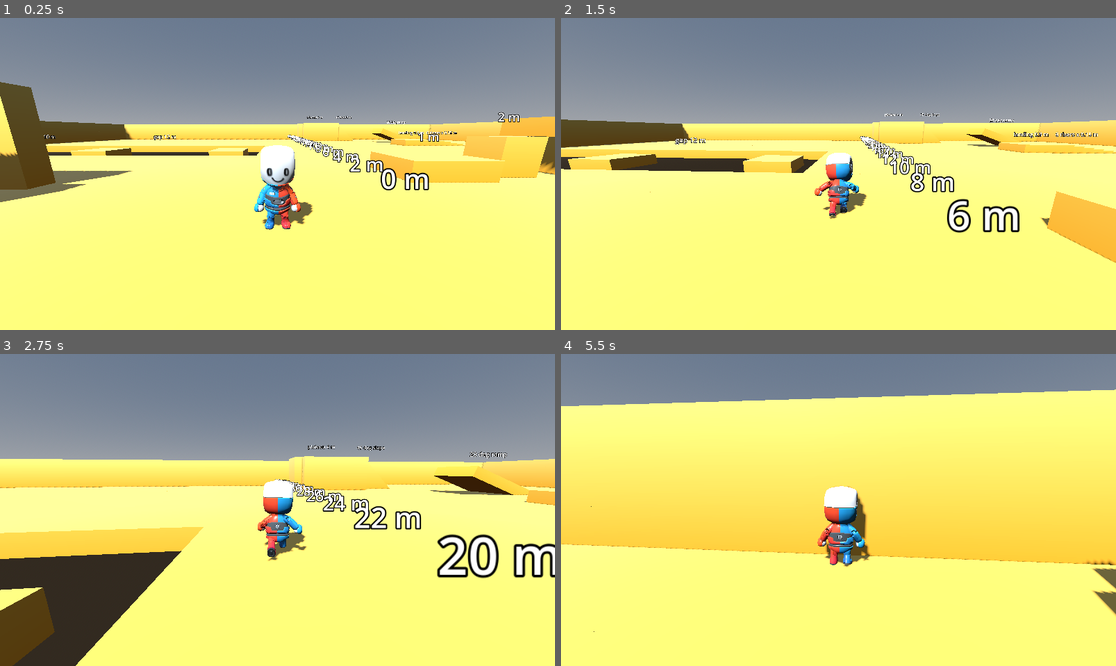
Above: before the commit, frames 1-4 (two rows, left to right).
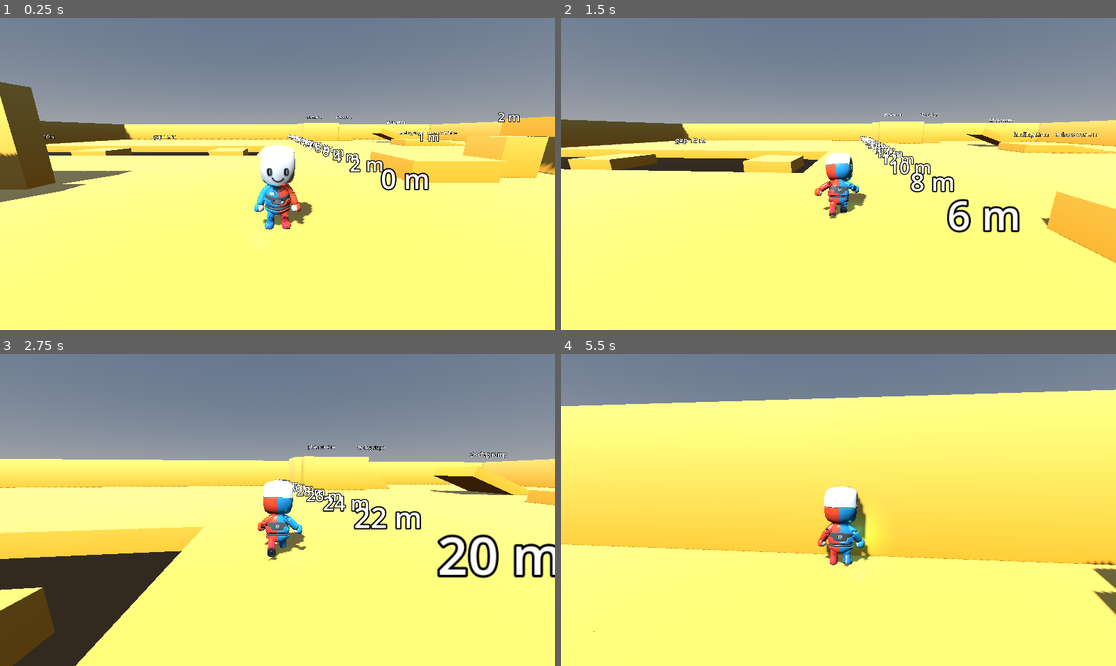
Above: after the commit, the same moments.

Repository: bistlaudio/Attimo
Game: Godot game, scene res://scenes/test/movement_gym.tscn
Two runs of this game, one before a commit and one after it. Both use one fixed random seed, a clock stepped at 60 frames per second and the inputs below.
Inputs (mouse positions are in pixels of both pictures, inside the frame that each line leads up to):
- Up to frame 1 (0.25 s): no input
- Up to frame 2 (1.5 s): tap Enter at 0.5 s; move the mouse to (866, 174) at 0.52 s; hold Right mouse button (aim) 0.53-1.28 s; hold W (move_forward) from 0.53 s (still down); click (866, 174) at 0.67 s; tap Space (jump) at 0.77, 1.07 s; tap Shift (dash) at 0.8, 1.35 s; move the mouse to (810, 174) at 1.27 s
- Up to frame 3 (2.75 s): keep holding W (move_forward); tap Space (jump) at 1.52, 1.82 s; tap E (interact) at 1.55 s; move the mouse to (288, 503) at 2.02 s; hold E (interact) from 2.03 s (still down); click (288, 503) at 2.3 s
- Up to frame 4 (5.5 s): keep holding W (move_forward); move the mouse to (832, 516) at 2.77 s; release E (interact) at 2.78 s; click (832, 516) at 2.85 s; tap Space (jump) at 3.02, 3.05, 3.32, 4.52, 4.82 s; move the mouse to (877, 513) at 3.52 s; hold Space (jump) 3.53-4.28 s; right-click (877, 513) at 3.8 s; move the mouse to (794, 506) at 4.27 s; right-click (794, 506) at 4.35 s; tap Shift (dash) at 4.55 s; move the mouse to (844, 510) at 5.02 s; hold Middle mouse button (camera_recenter) from 5.03 s (still down); click (844, 510) at 5.17 s; tap E (interact) at 5.3 s

The runs differ from the first frame. In frame 1, less than 0.1% of the frame differs, in the area x 46-53%, y 52-73%; in frame 2, less than 0.1%; in frame 3, less than 0.1%; in frame 4, 0.4%, in the area x 5-58%, y 48-69%.

Commit message:
feat(04-02): near contact with hold, arm-out, palm glow, pulse streak, F2 Hand section
- HandController near contact (interact within hand_near_range), arm_out state
- MannequinAnimator: Shoot on pulse_fired, arm layer and solver target via arm_out
- HandPresentation: palm and arm glow, flash, streak on the Mannequin skeleton
- TuningPanel Hand section for hand_* floats, never saved

Co-Authored-By: Claude Sonnet 5.5 <noreply@anthropic.com>

Diff:
--- a/attimo/scenes/player/player.tscn
+++ b/attimo/scenes/player/player.tscn
@@ -14,6 +14,7 @@
 [ext_resource type="Script" path="res://scripts/player/procedural_pose.gd" id="14_pose"]
 [ext_resource type="Script" path="res://scripts/hand/hand_controller.gd" id="15_hand"]
 [ext_resource type="Resource" path="res://resources/hand/module_registry.tres" id="16_registry"]
+[ext_resource type="Script" path="res://scripts/hand/hand_presentation.gd" id="17_presentation"]
 
 [sub_resource type="CapsuleShape3D" id="CapsuleShape3D_body"]
 radius = 0.5
@@ -69,3 +70,8 @@
 [node name="HandController" type="Node" parent="."]
 script = ExtResource("15_hand")
 registry = ExtResource("16_registry")
+
+[node name="HandPresentation" type="Node" parent="." node_paths=PackedStringArray("player", "mannequin")]
+script = ExtResource("17_presentation")
+player = NodePath("..")
+mannequin = NodePath("../VisualRoot/Mannequin")
--- a/attimo/scripts/debug/tuning_panel.gd
+++ b/attimo/scripts/debug/tuning_panel.gd
@@ -6,6 +6,7 @@
 ## recaptures the mouse (never in a headless run).
 ## A generated "Aim camera" section below the movement rows tunes the CameraRig's aim_* range floats live (D-14).
 ## Those numbers are CameraRig exports: the panel never saves them, so no aim_ key reaches user://settings.cfg (T-03-07).
+## A generated "Hand" section tunes the HandController's hand_* range floats the same way (D-05, D-14); they are never saved.
 ## Gameplay code never calls the panel. The panel never writes anything to user://, and it never saves the
 ## shared res:// config outside the editor (T-02-16).
 
@@ -23,6 +24,10 @@
 var _aim_rows: VBoxContainer
 var _aim_sliders: Dictionary[StringName, HSlider] = {}
 var _aim_value_labels: Dictionary[StringName, Label] = {}
+var _hand: HandController
+var _hand_rows: VBoxContainer
+var _hand_sliders: Dictionary[StringName, HSlider] = {}
+var _hand_value_labels: Dictionary[StringName, Label] = {}
 ## True between drag_started and drag_ended of the sensitivity slider: ticks apply to the rig but do not save (WR-04).
 var _sensitivity_dragging: bool = false
 
@@ -39,6 +44,8 @@
 	# The aim camera rows live in their own container after the movement rows, so build order does not matter.
 	_aim_rows = VBoxContainer.new()
 	_rows.get_parent().add_child(_aim_rows)
+	_hand_rows = VBoxContainer.new()
+	_rows.get_parent().add_child(_hand_rows)
 	# The camera controls take their range and choices from CameraSettings, so panel and settings cannot disagree.
 	_sensitivity_slider.min_value = CameraSettings.SENSITIVITY_MIN
 	_sensitivity_slider.max_value = CameraSettings.SENSITIVITY_MAX
@@ -76,6 +83,21 @@
 	return _aim_sliders.size()
 
 
+## Number of hand sliders: one per HandController float named hand_* with an editor range hint.
+func hand_row_count() -> int:
+	return _hand_sliders.size()
+
+
+## Moves the slider of the hand `property` (clamped to its range) and with it the live HandController value.
+## An unknown property is ignored. Never saved.
+func set_hand_value(property: StringName, value: float) -> void:
+	var slider: HSlider = _hand_sliders.get(property) as HSlider
+	if slider == null or _hand == null:
+		return
+	slider.set_value_no_signal(value)
+	_apply(slider.value, property, _hand, _hand_value_labels)
+
+
 ## Moves the slider of the aim camera `property` (clamped to its range) and with it the live CameraRig value.
 ## An unknown property is ignored. Never saved.
 func set_aim_value(property: StringName, value: float) -> void:
@@ -167,6 +189,10 @@
 		_sync_camera_controls()
 		if _rig != null:
 			_build_aim_rows()
+	if _hand == null:
+		_hand = get_tree().get_first_node_in_group(&"hand_controller") as HandController
+		if _hand != null:
+			_build_hand_rows()
 
 
 ## The CameraRig that owns the viewport's current camera, found by walking up its parents.
@@ -256,6 +282,20 @@
 		if not String(property).begins_with("aim_"):
 			continue
 		_add_row(_rig, property, info.hint_string as String, _aim_rows, _aim_sliders, _aim_value_labels)
+
+
+## The "Hand" section: one row per HandController float named hand_* with an editor range hint.
+func _build_hand_rows() -> void:
+	var header: Label = Label.new()
+	header.text = "- Hand -"
+	_hand_rows.add_child(header)
+	for info: Dictionary in _hand.get_property_list():
+		var property: StringName = info.name as StringName
+		if info.type != TYPE_FLOAT or (info.usage & PROPERTY_USAGE_EDITOR) == 0 or info.hint != PROPERTY_HINT_RANGE:
+			continue
+		if not String(property).begins_with("hand_"):
+			continue
+		_add_row(_hand, property, info.hint_string as String, _hand_rows, _hand_sliders, _hand_value_labels)
 
 
 ## Adds a label, slider and value label for the float `property` of `target` to `parent`.
--- a/attimo/scripts/hand/hand_controller.gd
+++ b/attimo/scripts/hand/hand_controller.gd
@@ -49,6 +49,7 @@
 ## The Interactable held by near contact, or null.
 var near_target: Interactable = null
 
+var _shot_arm_left: float = 0.0
 var _player: PlayerController = null
 var _context: HandContext = HandContext.new()
 var _charge_time: float = 0.0
@@ -63,6 +64,7 @@
 	if _player == null:
 		set_physics_process(false)
 		return
+	EventBus.pulse_fired.connect(_on_pulse_fired)
 	_context.player = _player
 	_context.controller = self
 	equip(default_module_id)
@@ -122,6 +124,10 @@
 	# The assist runs first, so a shot decided on this tick reads this tick's target (Pitfall 7).
 	if targeting != null:
 		targeting.update(delta)
+	# Near contact does not depend on aim (D-08), it works while aiming too.
+	_tick_near(delta)
+	_shot_arm_left = maxf(_shot_arm_left - delta, 0.0)
+	arm_out = near_target != null or _shot_arm_left > 0.0 or _player.aiming
 	if not _player.aiming:
 		# D-02: nothing fires without aim, and releasing aim mid-charge cancels the shot.
 		_reset_charge()
@@ -153,3 +159,53 @@
 	charging = false
 	charge_ratio = 0.0
 	_charge_time = 0.0
+
+
+## Near contact (D-08, D-09, D-10): interact next to an Interactable that accepts it starts the contact, holding interact
+## keeps it, releasing it (or leaving hand_near_range) ends it. Presentation reads arm_out and the facts on the bus.
+func _tick_near(delta: float) -> void:
+	if near_target != null and not is_instance_valid(near_target):
+		near_target = null
+		EventBus.near_contact_changed.emit(false, arm_out_point)
+	if near_target == null:
+		if Input.is_action_just_pressed(&"interact"):
+			var candidate: Interactable = _nearest_near_target()
+			if candidate != null and candidate.near_begin():
+				near_target = candidate
+				arm_out_point = candidate.target_point()
+				EventBus.near_contact_changed.emit(true, arm_out_point)
+		return
+	if Input.is_action_pressed(&"interact") and _in_near_range(near_target):
+		arm_out_point = near_target.target_point()
+		near_target.near_hold(delta)
+		return
+	var ended: Interactable = near_target
+	near_target = null
+	ended.near_end()
+	EventBus.near_contact_changed.emit(false, ended.target_point())
+
+
+## The nearest Interactable in group interactable that accepts near contact and is within hand_near_range, or null.
+func _nearest_near_target() -> Interactable:
+	var best: Interactable = null
+	var best_distance: float = INF
+	for node: Node in get_tree().get_nodes_in_group(&"interactable"):
+		var candidate: Interactable = node as Interactable
+		if candidate == null or not candidate.accepts_near or not _in_near_range(candidate):
+			continue
+		var distance: float = _player.global_position.distance_to(candidate.target_point())
+		if distance < best_distance:
+			best = candidate
+			best_distance = distance
+	return best
+
+
+func _in_near_range(candidate: Interactable) -> bool:
+	var point: Vector3 = candidate.target_point()
+	return point.is_finite() and _player.global_position.distance_to(point) <= hand_near_range
+
+
+func _on_pulse_fired(_origin: Vector3, point: Vector3, _size: int, _hit_valid: bool) -> void:
+	_shot_arm_left = hand_shot_arm_time
+	if near_target == null and point.is_finite():
+		arm_out_point = point
--- /dev/null
+++ b/attimo/scripts/hand/hand_presentation.gd
@@ -0,0 +1,141 @@
+class_name HandPresentation
+extends Node
+## Presentation of the prosthetic hand's energy (D-07b, D-04, D-08, D-10). Reads the HandController and the EventBus,
+## never drives the hand. The palm of hand.r glows (brighter while charging), flashes on every pulse and pulses while near
+## contact holds; a thin streak shows the pulse from the palm to the hit point for a moment; the forearm light glows on
+## near contact. Everything hangs on the Mannequin skeleton through BoneAttachment3D. No particles, no animation player.
+
+## Turquoise of the hand energy (the same language as the glow stages, D-07b).
+const ENERGY_COLOR: Color = Color(0.25, 0.9, 0.85, 1.0)
+const HAND_BONE: StringName = &"hand.r"
+const FOREARM_BONE: StringName = &"lowerarm.r"
+const SKELETON_PATH: NodePath = ^"Rig_Medium/Skeleton3D"
+const PALM_RADIUS: float = 0.06
+const BASE_ENERGY: float = 0.4
+const CHARGE_ENERGY: float = 2.0
+const FLASH_ENERGY: float = 5.0
+const FLASH_TIME: float = 0.12
+const STREAK_TIME: float = 0.08
+const STREAK_WIDTH: float = 0.03
+const NEAR_PULSE_HZ: float = 6.0
+const NEAR_ENERGY: float = 2.0
+const NEAR_SWING: float = 1.0
+const LIGHT_RANGE: float = 1.2
+const LIGHT_SCALE: float = 0.4
+
+@export var player: PlayerController
+@export var mannequin: Node3D
+
+var _hand: HandController
+var _palm: MeshInstance3D
+var _palm_material: StandardMaterial3D
+var _palm_light: OmniLight3D
+var _arm_light: OmniLight3D
+var _streak: MeshInstance3D
+var _flash: float = 0.0
+var _streak_left: float = 0.0
+var _time: float = 0.0
+
+
+func _ready() -> void:
+	if player != null:
+		_hand = player.get_node_or_null(^"HandController") as HandController
+	var skeleton: Skeleton3D = null
+	if mannequin != null:
+		skeleton = mannequin.get_node_or_null(SKELETON_PATH) as Skeleton3D
+	if skeleton == null or skeleton.find_bone(HAND_BONE) < 0:
+		set_process(false)
+		return
+	var hand_attachment: BoneAttachment3D = _attach(skeleton, HAND_BONE)
+	_palm_material = StandardMaterial3D.new()
+	_palm_material.albedo_color = ENERGY_COLOR.darkened(0.7)
+	_palm_material.emission_enabled = true
+	_palm_material.emission = ENERGY_COLOR
+	var sphere: SphereMesh = SphereMesh.new()
+	sphere.radius = PALM_RADIUS
+	sphere.height = PALM_RADIUS * 2.0
+	_palm = MeshInstance3D.new()
+	_palm.name = &"Palm"
+	_palm.mesh = sphere
+	_palm.material_override = _palm_material
+	hand_attachment.add_child(_palm)
+	_palm_light = _make_light(&"PalmLight")
+	hand_attachment.add_child(_palm_light)
+	var forearm_name: StringName = FOREARM_BONE
+	if skeleton.find_bone(FOREARM_BONE) < 0:
+		forearm_name = skeleton.get_bone_name(skeleton.get_bone_parent(skeleton.find_bone(HAND_BONE)))
+	var arm_attachment: BoneAttachment3D = _attach(skeleton, forearm_name)
+	_arm_light = _make_light(&"ArmLight")
+	arm_attachment.add_child(_arm_light)
+	var streak_material: StandardMaterial3D = StandardMaterial3D.new()
+	streak_material.shading_mode = BaseMaterial3D.SHADING_MODE_UNSHADED
+	streak_material.albedo_color = ENERGY_COLOR
+	var box: BoxMesh = BoxMesh.new()
+	box.size = Vector3(STREAK_WIDTH, STREAK_WIDTH, 1.0)
+	_streak = MeshInstance3D.new()
+	_streak.name = &"Streak"
+	_streak.mesh = box
+	_streak.material_override = streak_material
+	_streak.top_level = true
+	_streak.visible = false
+	hand_attachment.add_child(_streak)
+	EventBus.pulse_fired.connect(_on_pulse_fired)
+
+
+func _process(delta: float) -> void:
+	_time += delta
+	_flash = maxf(_flash - FLASH_ENERGY * delta / FLASH_TIME, 0.0)
+	var energy: float = BASE_ENERGY
+	var near: bool = _hand != null and _hand.near_target != null
+	if _hand != null and _hand.charging:
+		energy += CHARGE_ENERGY * _hand.charge_ratio
+	energy += _flash
+	var arm_energy: float = 0.0
+	if near:
+		var pulse: float = NEAR_ENERGY + NEAR_SWING * sin(_time * TAU * NEAR_PULSE_HZ)
+		energy = maxf(energy, pulse)
+		arm_energy = pulse
+	_palm_material.emission_energy_multiplier = energy
+	_palm_light.light_energy = energy * LIGHT_SCALE
+	_arm_light.light_energy = arm_energy * LIGHT_SCALE
+	if _streak_left > 0.0:
+		_streak_left -= delta
+		if _streak_left <= 0.0:
+			_streak.visible = false
+
+
+## Flash and streak on a fired pulse (D-04, presentation only).
+func _on_pulse_fired(_origin: Vector3, point: Vector3, _size: int, _hit_valid: bool) -> void:
+	_flash = FLASH_ENERGY
+	if _streak == null or not point.is_finite():
+		return
+	var start: Vector3 = _palm.global_position
+	var offset: Vector3 = point - start
+	var distance: float = offset.length()
+	if distance < 0.01:
+		return
+	var direction: Vector3 = offset / distance
+	var up: Vector3 = Vector3.UP if absf(direction.dot(Vector3.UP)) < 0.99 else Vector3.RIGHT
+	_streak.global_position = start + offset * 0.5
+	_streak.look_at(point, up)
+	_streak.scale = Vector3(1.0, 1.0, distance)
+	_streak.visible = true
+	_streak_left = STREAK_TIME
+
+
+func _attach(skeleton: Skeleton3D, bone: StringName) -> BoneAttachment3D:
+	var attachment: BoneAttachment3D = BoneAttachment3D.new()
+	attachment.name = StringName("%sAttachment" % String(bone).replace(".", "_"))
+	attachment.bone_name = bone
+	skeleton.add_child(attachment)
+	return attachment
+
+
+func _make_light(light_name: StringName) -> OmniLight3D:
+	var light: OmniLight3D = OmniLight3D.new()
+	light.name = light_name
+	light.light_color = ENERGY_COLOR
+	light.omni_range = LIGHT_RANGE
+	light.shadow_enabled = false
+	light.light_energy = 0.0
+	return light
--- a/attimo/scripts/player/mannequin_animator.gd
+++ b/attimo/scripts/player/mannequin_animator.gd
@@ -5,7 +5,7 @@
 ## The tree root is a BlendTree (tools/build_mannequin_tree.gd): StateMachine -> TimeScale -> Land OneShot -> Aim
 ## (upper-body layer) -> output. The state machine has one dash node per Dodge clip; dash_node_for() picks it (D-12, the aimed nodes are dormant).
 ## The aim layer is the spell hand (quick 261118-qi3): an aim press starts the AimMachine at Enter on the same physics
-## frame, Hold loops while aim is held, use_hand while aiming fires the Shoot OneShot, a release travels to Exit and the
+## frame, Hold loops while aim is held, a pulse_fired while aiming fires the Shoot OneShot, a release travels to Exit and the
 ## layer fades out after the Exit clip.
 ## Idle breaks (quick 261118-qi3): standing still in Idle for a rolled delay (MovementConfig idle_break_delay_min/max)
 ## fires the IdleBreak OneShot with a clip picked by a VariantPicker (never the same one twice in a row). Any gameplay
@@ -105,6 +105,8 @@
 var last_landing_horizontal_speed: float = 0.0
 
 var _playback: AnimationNodeStateMachinePlayback
+## The hand of this player (read only): arm_out raises the arm layer, arm_out_point is where the arm points.
+var _hand: HandController
 ## The spell hand state machine (Enter, Hold, Exit) inside the Aim layer; null when the tree has none.
 var _aim_machine: AnimationNodeStateMachinePlayback
 var _was_aiming: bool = false
@@ -171,8 +173,10 @@
 	var mannequin: Node = animation_tree.get_parent()
 	if mannequin != null:
 		_aim_modifier = mannequin.get_node_or_null(AIM_MODIFIER_PATH) as AimPoseModifier
+	_hand = player.get_node_or_null(^"HandController") as HandController
 	state_machine.state_changed.connect(_on_state_changed)
 	EventBus.landed.connect(_on_landed)
+	EventBus.pulse_fired.connect(_on_pulse_fired)
 	var tree_root: AnimationNodeBlendTree = animation_tree.tree_root as AnimationNodeBlendTree
 	if tree_root != null and tree_root.has_node(&"StateMachine"):
 		var machine: AnimationNodeStateMachine = tree_root.get_node(&"StateMachine") as AnimationNodeStateMachine
@@ -220,8 +224,6 @@
 ## first so they never depend on the hold.
 func _physics_process(delta: float) -> void:
 	_update_aim_edge(delta)
-	if Input.is_action_just_pressed(&"use_hand"):
-		play_hand_shot()
 	_update_idle_break(delta)
 	if slide_holding:
 		_slide_hold_left -= delta
@@ -253,9 +255,20 @@
 	_was_aiming = aiming
 
 
-## Fires the Shoot OneShot of the spell hand. Only while aiming: outside aim the layer weight is 0 and hip-fire
-## presentation is Phase 4. Stand-in until Phase 4 emits a hand fact (the hand does not exist yet): it is called from the
-## use_hand poll in _physics_process.
+## The shot of the hand happened (EventBus.pulse_fired, on release after charge and cooldown): fire the Shoot OneShot.
+func _on_pulse_fired(_origin: Vector3, _point: Vector3, _size: int, _hit_valid: bool) -> void:
+	play_hand_shot()
+
+
+## True while the arm layer is up: aiming, or the hand reports the arm stretched out (shot, near contact). Only the Aim
+## layer weight and the solver target use it. The aim edge, strafe, backward locomotion and the dash node stay on
+## player.aiming, so near contact without aim never enters strafe or backward clips.
+func _arm_up() -> bool:
+	return player.aiming or (_hand != null and _hand.arm_out)
+
+
+## Fires the Shoot OneShot of the spell hand. Only while aiming: outside aim the layer weight stays on the near-contact
+## pose and the spell hand clips belong to aim.
 func play_hand_shot() -> void:
 	if player.aiming:
 		animation_tree.set(P_SHOOT_REQUEST, AnimationNodeOneShot.ONE_SHOT_REQUEST_FIRE)
@@ -273,8 +286,9 @@
 	animation_tree.set(P_LOCOMOTION, _loco_blend)
 	animation_tree.set(P_TIME_SCALE, clip_scale())
 	var blend_time: float = maxf(player.config.aim_layer_blend_time, 0.001)
-	aim_weight = move_toward(aim_weight, 1.0 if player.aiming else 0.0, delta / blend_time)
-	var layer_target: float = 1.0 if (player.aiming or _exit_left > 0.0) else 0.0
+	var arm_up: bool = _arm_up()
+	aim_weight = move_toward(aim_weight, 1.0 if arm_up else 0.0, delta / blend_time)
+	var layer_target: float = 1.0 if (arm_up or _exit_left > 0.0) else 0.0
 	layer_weight = move_toward(layer_weight, layer_target, delta / blend_time)
 	animation_tree.set(P_AIM, layer_weight)
 	_feed_aim_modifier()
@@ -289,6 +303,10 @@
 		return
 	_aim_modifier.influence = aim_weight
 	if aim_weight <= 0.0:
+		return
+	if not player.aiming and _hand != null and _hand.arm_out:
+		# Near contact or a shot without aim: the arm points at the hand's own point, not the crosshair.
+		_aim_modifier.set_aim_point(_hand.arm_out_point)
 		return
 	var rig: CameraRig = player.camera_rig()
 	if rig != null:
--- a/attimo/tests/smoke/test_aim_layer.gd
+++ b/attimo/tests/smoke/test_aim_layer.gd
@@ -150,9 +150,12 @@
 	await Fixtures.wait_physics(tree, 30)
 	check.call(machine.get_current_node() == &"Hold", "(h4) holding aim stays in Hold (node %s)" % machine.get_current_node())
 
+	# The shot is the pulse on release (EventBus.pulse_fired), not the press: the tap releases after 2 physics frames, the
+	# release tick fires the pulse and the animator fires Shoot on that same tick.
 	await Fixtures.tap_action(tree, &"use_hand")
+	await Fixtures.wait_physics(tree, 2)
 	await Fixtures.wait_process(tree, 2)
-	check.call(bool(_anim_tree.get(P_SHOOT_ACTIVE)), "(h5) use_hand while aiming fires the Shoot OneShot")
+	check.call(bool(_anim_tree.get(P_SHOOT_ACTIVE)), "(h5) a tap of use_hand while aiming fires the Shoot OneShot on release")
 	var shot_done: int = await Fixtures.wait_until(tree, func() -> bool: return not bool(_anim_tree.get(P_SHOOT_ACTIVE)), 90)
 	check.call(shot_done >= 0, "(h5) the Shoot OneShot ends on its own (%d frames)" % shot_done)
 	check.call(machine.get_current_node() == &"Hold", "(h5) the hand is still in Hold after the shot")
--- a/attimo/tests/smoke/test_near_contact.gd
+++ b/attimo/tests/smoke/test_near_contact.gd
@@ -7,6 +7,8 @@
 const LEVER_SCENE: String = "res://scenes/mechanisms/lever.tscn"
 const SHIPPED_TPS: int = 60
 const AIM_SETTLE_FRAMES: int = 180
+## A lever 1.2 m ahead: its handle swings, so the aim point stays well inside hand_near_range (2.2 m).
+const NEAR_POSITION: Vector3 = Vector3(0.0, 0.0, 1.2)
 
 var _nodes: Array[Node] = []
 var _player: PlayerController
@@ -85,7 +87,7 @@
 
 func _scenario_toggle(tree: SceneTree, check: Callable) -> void:
 	await _begin(tree, false)
-	var lever: Lever = _lever(tree, Vector3(0.0, 0.0, 1.5))
+	var lever: Lever = _lever(tree, NEAR_POSITION)
 	await Fixtures.wait_physics(tree, 3)
 	Input.action_press(&"interact")
 	await Fixtures.wait_physics(tree, 6)
@@ -113,7 +115,7 @@
 
 func _scenario_not_accepting(tree: SceneTree, check: Callable) -> void:
 	await _begin(tree, false)
-	var lever: Lever = _lever(tree, Vector3(0.0, 0.0, 1.5))
+	var lever: Lever = _lever(tree, NEAR_POSITION)
 	(lever.get_node("Interactable") as Interactable).accepts_near = false
 	await Fixtures.wait_physics(tree, 3)
 	await Fixtures.tap_action(tree, &"interact", 4)
@@ -124,7 +126,7 @@
 
 func _scenario_hold(tree: SceneTree, check: Callable) -> void:
 	await _begin(tree, false)
-	var lever: Lever = _lever(tree, Vector3(0.0, 0.0, 1.5))
+	var lever: Lever = _lever(tree, NEAR_POSITION)
 	var held: Array[int] = [0]
 	(lever.get_node("Interactable") as Interactable).near_held.connect(func(_delta: float) -> void: held[0] += 1)
 	await Fixtures.wait_physics(tree, 3)
@@ -136,7 +138,7 @@
 
 func _scenario_aiming(tree: SceneTree, check: Callable) -> void:
 	await _begin(tree, true)
-	var lever: Lever = _lever(tree, Vector3(0.0, 0.0, 1.5))
+	var lever: Lever = _lever(tree, NEAR_POSITION)
 	await Fixtures.wait_physics(tree, 3)
 	Input.action_press(&"interact")
 	await Fixtures.wait_physics(tree, 6)
@@ -148,7 +150,7 @@
 ## Near contact without aim raises the arm layer but never enters strafe or backward locomotion.
 func _scenario_no_strafe(tree: SceneTree, check: Callable) -> void:
 	await _begin(tree, false)
-	var lever: Lever = _lever(tree, Vector3(0.0, 0.0, 1.5))
+	var lever: Lever = _lever(tree, NEAR_POSITION)
 	var animator: MannequinAnimator = _player.get_node("MannequinAnimator") as MannequinAnimator
 	var machine: AnimationNodeStateMachinePlayback = Fixtures.animation_tree(_player).get(MannequinAnimator.P_AIM_PLAYBACK) as AnimationNodeStateMachinePlayback
 	await Fixtures.wait_physics(tree, 3)
--- a/attimo/tests/smoke/test_tuning_panel.gd
+++ b/attimo/tests/smoke/test_tuning_panel.gd
@@ -21,6 +21,7 @@
 	await _scenario_save_button(tree, check)
 	await _scenario_aim_rows(tree, check)
 	await _scenario_slider_save(tree, check)
+	await _scenario_hand_rows(tree, check)
 	_cleanup_file(TEST_SETTINGS_PATH)
 
 
@@ -216,3 +217,31 @@
 	slider.value = 1.2
 	check.call(is_equal_approx(CameraSettings.load_from(TEST_SETTINGS_PATH).sensitivity, 1.2), "(8) a change outside a drag (keyboard step) saves at once")
 	await _free_all(tree, nodes)
+
+
+# (9) the Hand section: hand_* range floats of the HandController, live, never saved.
+func _scenario_hand_rows(tree: SceneTree, check: Callable) -> void:
+	var nodes: Array[Node] = await _spawn(tree)
+	var player: PlayerController = nodes[1] as PlayerController
+	var panel: TuningPanel = nodes[3] as TuningPanel
+	var hand: HandController = player.get_node("HandController") as HandController
+	check.call(panel.hand_row_count() >= 8, "(9) the Hand section has at least 8 rows (%d)" % panel.hand_row_count())
+	var has_header: bool = false
+	for label: Node in panel.find_children("*", "Label", true, false):
+		if (label as Label).text.contains("Hand"):
+			has_header = true
+	check.call(has_header, "(9) the panel shows a 'Hand' header")
+	panel.set_hand_value(&"hand_charge_threshold", 0.9)
+	check.call(is_equal_approx(hand.hand_charge_threshold, 0.9), "(9) set_hand_value changes hand_charge_threshold (got %.2f)" % hand.hand_charge_threshold)
+	panel.set_hand_value(&"not_a_property", 1.0)
+	check.call(panel.row_count() == _expected_rows(), "(9) the movement rows are unchanged by the Hand section")
+	panel.set_sensitivity(1.2)
+	var config_file: ConfigFile = ConfigFile.new()
+	check.call(config_file.load(TEST_SETTINGS_PATH) == OK, "(9) the saved settings file loads")
+	var hand_keys: int = 0
+	for section: String in config_file.get_sections():
+		for key: String in config_file.get_section_keys(section):
+			if key.begins_with("hand_"):
+				hand_keys += 1
+	check.call(hand_keys == 0, "(9) the settings file contains no hand_ key (%d)" % hand_keys)
+	await _free_all(tree, nodes)
Not shown, added: attimo/scripts/hand/hand_presentation.gd.uid
Not shown, changed: docs/CONVENTIONS.md
